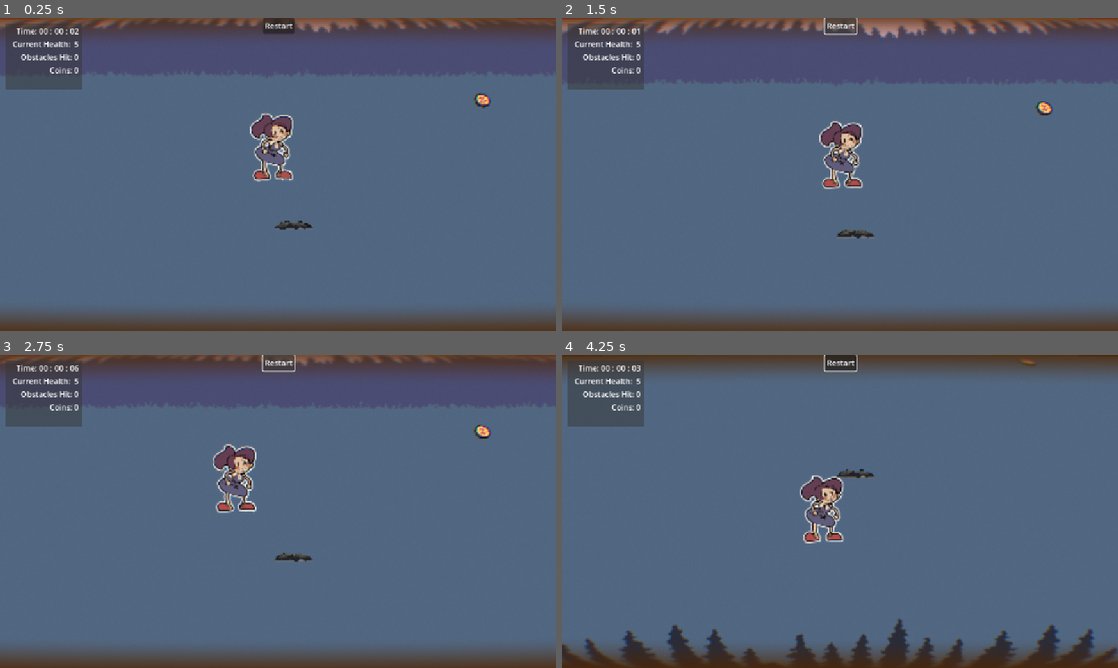
Above: before the commit, frames 1-4 (two rows, left to right).
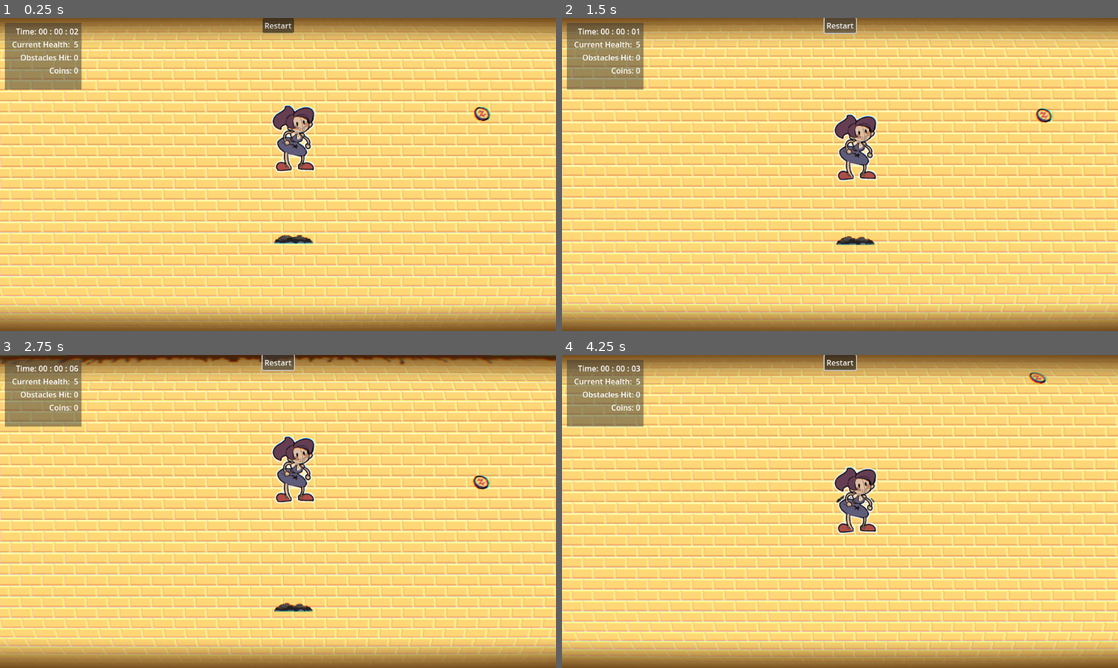
Above: after the commit, the same moments.

Repository: kayillustrations/Follow-The-Gold
Game: Godot game, scene res://scenes/level.tscn
Two runs of this game, one before a commit and one after it. Both use one fixed random seed, a clock stepped at 60 frames per second and the inputs below.
Inputs (mouse positions are in pixels of both pictures, inside the frame that each line leads up to):
- Up to frame 1 (0.25 s): no input
- Up to frame 2 (1.5 s): click "Restart" at 0.5 s; click "Restart" at 1.25 s
- Up to frame 3 (2.75 s): click "Restart" at 2 s
- Up to frame 4 (4.25 s): tap Enter (ui_accept) at 2.75, 3.02, 3.77 s; move the mouse to (962, 495) at 2.77 s; hold Right (ui_right) 2.78-3.53 s; move the mouse to (728, 527) at 3.52 s; hold Down (ui_down) from 3.53 s (still down)

The runs differ from the first frame. In frame 1, 99% of the frame differs, in the area x 0-100%, y 0-100%; in frame 2, 99%; in frame 3, 100%; in frame 4, 100%.

Commit message:
vertical now!

Diff:
--- /dev/null
+++ b/objects/mountains_parallax.tscn
@@ -0,0 +1,64 @@
+[gd_scene load_steps=6 format=3 uid="uid://bn2ppm4y8acea"]
+
+[ext_resource type="Texture2D" uid="uid://kjceexv2xwig" path="res://_imported/temp art/Background.png" id="1_7toe1"]
+[ext_resource type="Texture2D" uid="uid://blo06rafyn3x6" path="res://_imported/temp art/2.png" id="2_dyf3r"]
+[ext_resource type="Texture2D" uid="uid://dmid0seqdloba" path="res://_imported/temp art/5.png" id="3_7sioa"]
+[ext_resource type="Texture2D" uid="uid://cd35i7r5y6bjo" path="res://_imported/temp art/8.png" id="4_eamln"]
+[ext_resource type="Texture2D" uid="uid://bvufnpfy68ynm" path="res://_imported/temp art/6.png" id="5_r125e"]
+
+[node name="Background" type="Node2D"]
+scale = Vector2(2, 2)
+
+[node name="Parallax2D" type="Parallax2D" parent="."]
+repeat_size = Vector2(320, 0)
+repeat_times = 5
+
+[node name="Sprite2D" type="Sprite2D" parent="Parallax2D"]
+texture = ExtResource("1_7toe1")
+
+[node name="Parallax2D2" type="Parallax2D" parent="."]
+repeat_size = Vector2(320, 0)
+autoscroll = Vector2(-25, 0)
+repeat_times = 5
+
+[node name="Sprite2D" type="Sprite2D" parent="Parallax2D2"]
+texture = ExtResource("2_dyf3r")
+
+[node name="Parallax2D3" type="Parallax2D" parent="."]
+repeat_size = Vector2(320, 0)
+autoscroll = Vector2(-50, 0)
+repeat_times = 5
+
+[node name="Sprite2D" type="Sprite2D" parent="Parallax2D3"]
+texture = ExtResource("3_7sioa")
+
+[node name="Parallax2D4" type="Parallax2D" parent="."]
+repeat_size = Vector2(320, 0)
+autoscroll = Vector2(-75, 0)
+repeat_times = 5
+
+[node name="Sprite2D" type="Sprite2D" parent="Parallax2D4"]
+texture = ExtResource("4_eamln")
+
+[node name="Parallax2D5" type="Parallax2D" parent="."]
+repeat_size = Vector2(320, 0)
+repeat_times = 5
+
+[node name="Sprite2D" type="Sprite2D" parent="Parallax2D5"]
+position = Vector2(0, -1053.41)
+scale = Vector2(1, 12.905)
+texture = ExtResource("4_eamln")
+offset = Vector2(0, 100)
+region_enabled = true
+region_rect = Rect2(0, 156.25, 320, 23.75)
+
+[node name="Parallax2D6" type="Parallax2D" parent="."]
+z_index = 100
+scroll_offset = Vector2(0, 154.105)
+repeat_size = Vector2(320, 0)
+autoscroll = Vector2(-75, 0)
+repeat_times = 5
+
+[node name="Sprite2D" type="Sprite2D" parent="Parallax2D6"]
+texture = ExtResource("5_r125e")
+offset = Vector2(0, 179.73)
--- a/objects/player.gd
+++ b/objects/player.gd
@@ -34,7 +34,7 @@
 	else:
 		velocity = Vector2(direction_x,direction_y) * SPEED
 
-	velocity.x += GameManager.b_movement
+	velocity.y += GameManager.b_movement
 
 	move_and_slide()
 
--- a/project.godot
+++ b/project.godot
@@ -25,7 +25,7 @@
 
 [display]
 
-window/stretch/mode="canvas_items"
+window/stretch/mode="viewport"
 
 [input]
 
--- a/scenes/level.tscn
+++ b/scenes/level.tscn
@@ -1,14 +1,11 @@
-[gd_scene load_steps=22 format=3 uid="uid://camr044y2lsco"]
+[gd_scene load_steps=19 format=3 uid="uid://camr044y2lsco"]
 
-[ext_resource type="Texture2D" uid="uid://kjceexv2xwig" path="res://_imported/temp art/Background.png" id="1_2q6dc"]
-[ext_resource type="Texture2D" uid="uid://blo06rafyn3x6" path="res://_imported/temp art/2.png" id="2_ppgk2"]
-[ext_resource type="Texture2D" uid="uid://dmid0seqdloba" path="res://_imported/temp art/5.png" id="3_2r41h"]
 [ext_resource type="Texture2D" uid="uid://cd35i7r5y6bjo" path="res://_imported/temp art/8.png" id="4_klq6b"]
-[ext_resource type="Texture2D" uid="uid://bvufnpfy68ynm" path="res://_imported/temp art/6.png" id="5_b121j"]
 [ext_resource type="PackedScene" uid="uid://iqtxh4ptoq52" path="res://objects/despawner.tscn" id="6_2r41h"]
 [ext_resource type="Script" uid="uid://dhu2arpfxq6j5" path="res://_globals/components/damager_comp.gd" id="6_8c41q"]
 [ext_resource type="Script" uid="uid://b8ono3hmwbpux" path="res://scenes/camera_2d.gd" id="6_b121j"]
 [ext_resource type="PackedScene" uid="uid://dh2v0600vkess" path="res://objects/player.tscn" id="7_klq6b"]
+[ext_resource type="Texture2D" uid="uid://h45vksl6ip44" path="res://_imported/temp art/Gold Bars.jpg" id="8_fpun6"]
 [ext_resource type="PackedScene" uid="uid://cpekxessi4apa" path="res://objects/coin.tscn" id="10_olg7q"]
 [ext_resource type="PackedScene" uid="uid://b04pl3lwnnh5n" path="res://objects/obstacle_base.tscn" id="11_t1rx8"]
 [ext_resource type="Shader" uid="uid://cgl1w6eoheebk" path="res://scenes/level.gdshader" id="12_8iemx"]
@@ -61,73 +58,42 @@
 
 [node name="Stationary" type="Node2D" parent="."]
 
-[node name="Background" type="Node2D" parent="Stationary"]
-position = Vector2(954, -166.21)
-scale = Vector2(2, 2)
+[node name="Vert" type="Node2D" parent="Stationary"]
+position = Vector2(0, 330)
 
-[node name="Parallax2D" type="Parallax2D" parent="Stationary/Background"]
-repeat_size = Vector2(320, 0)
-repeat_times = 5
+[node name="Parallax2D" type="Parallax2D" parent="Stationary/Vert"]
+scale = Vector2(0.5, 0.5)
+repeat_size = Vector2(294, 294)
+autoscroll = Vector2(0, -150)
+repeat_times = 8
+limit_begin = Vector2(0, 0)
+follow_viewport = false
 
-[node name="Sprite2D" type="Sprite2D" parent="Stationary/Background/Parallax2D"]
-texture = ExtResource("1_2q6dc")
+[node name="Sprite2D" type="Sprite2D" parent="Stationary/Vert/Parallax2D"]
+texture = ExtResource("8_fpun6")
 
-[node name="Parallax2D2" type="Parallax2D" parent="Stationary/Background"]
-repeat_size = Vector2(320, 0)
-autoscroll = Vector2(-25, 0)
-repeat_times = 5
-
-[node name="Sprite2D" type="Sprite2D" parent="Stationary/Background/Parallax2D2"]
-texture = ExtResource("2_ppgk2")
-
-[node name="Parallax2D3" type="Parallax2D" parent="Stationary/Background"]
-repeat_size = Vector2(320, 0)
-autoscroll = Vector2(-50, 0)
-repeat_times = 5
-
-[node name="Sprite2D" type="Sprite2D" parent="Stationary/Background/Parallax2D3"]
-texture = ExtResource("3_2r41h")
-
-[node name="Parallax2D4" type="Parallax2D" parent="Stationary/Background"]
-repeat_size = Vector2(320, 0)
-autoscroll = Vector2(-75, 0)
-repeat_times = 5
-
-[node name="Sprite2D" type="Sprite2D" parent="Stationary/Background/Parallax2D4"]
+[node name="Top" type="Sprite2D" parent="Stationary"]
+modulate = Color(0.62, 0.28768, 0.2046, 1)
+position = Vector2(0, -41)
+rotation = 3.14159
+scale = Vector2(4, 4)
 texture = ExtResource("4_klq6b")
 
-[node name="Parallax2D5" type="Parallax2D" parent="Stationary/Background"]
-repeat_size = Vector2(320, 0)
-repeat_times = 5
-
-[node name="Sprite2D" type="Sprite2D" parent="Stationary/Background/Parallax2D5"]
-position = Vector2(0, -1053.41)
-scale = Vector2(1, 12.905)
+[node name="Bottom" type="Sprite2D" parent="Stationary"]
+modulate = Color(0.62, 0.28768, 0.2046, 1)
+position = Vector2(0, 350)
+scale = Vector2(4, 4)
 texture = ExtResource("4_klq6b")
-offset = Vector2(0, 100)
-region_enabled = true
-region_rect = Rect2(0, 156.25, 320, 23.75)
-
-[node name="Parallax2D6" type="Parallax2D" parent="Stationary/Background"]
-z_index = 100
-scroll_offset = Vector2(0, 154.105)
-repeat_size = Vector2(320, 0)
-autoscroll = Vector2(-75, 0)
-repeat_times = 5
-
-[node name="Sprite2D" type="Sprite2D" parent="Stationary/Background/Parallax2D6"]
-texture = ExtResource("5_b121j")
-offset = Vector2(0, 179.73)
 
 [node name="Top Wall" type="StaticBody2D" parent="Stationary"]
-position = Vector2(0, -60)
+position = Vector2(2, -361)
 collision_mask = 2
 
 [node name="CollisionShape2D" type="CollisionShape2D" parent="Stationary/Top Wall"]
 shape = SubResource("WorldBoundaryShape2D_olg7q")
 
 [node name="Bottom Wall" type="StaticBody2D" parent="Stationary"]
-position = Vector2(0, 575)
+position = Vector2(0, 607)
 collision_mask = 2
 
 [node name="CollisionShape2D" type="CollisionShape2D" parent="Stationary/Bottom Wall"]
Binary file added: _imported/temp art/Gold Bars.jpg
Not shown, added: _imported/temp art/Gold Bars.jpg.import
Binary file added: _imported/temp art/brick.jpg
Not shown, added: _imported/temp art/brick.jpg.import
